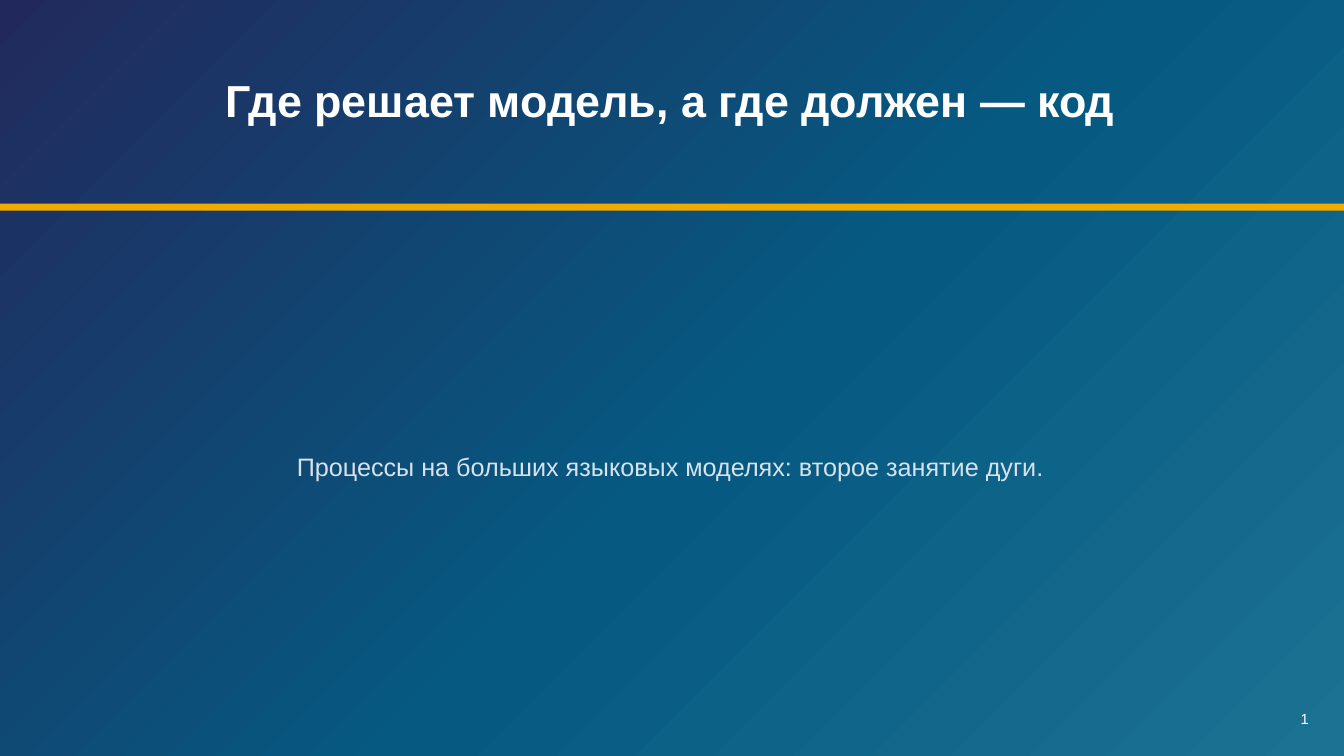
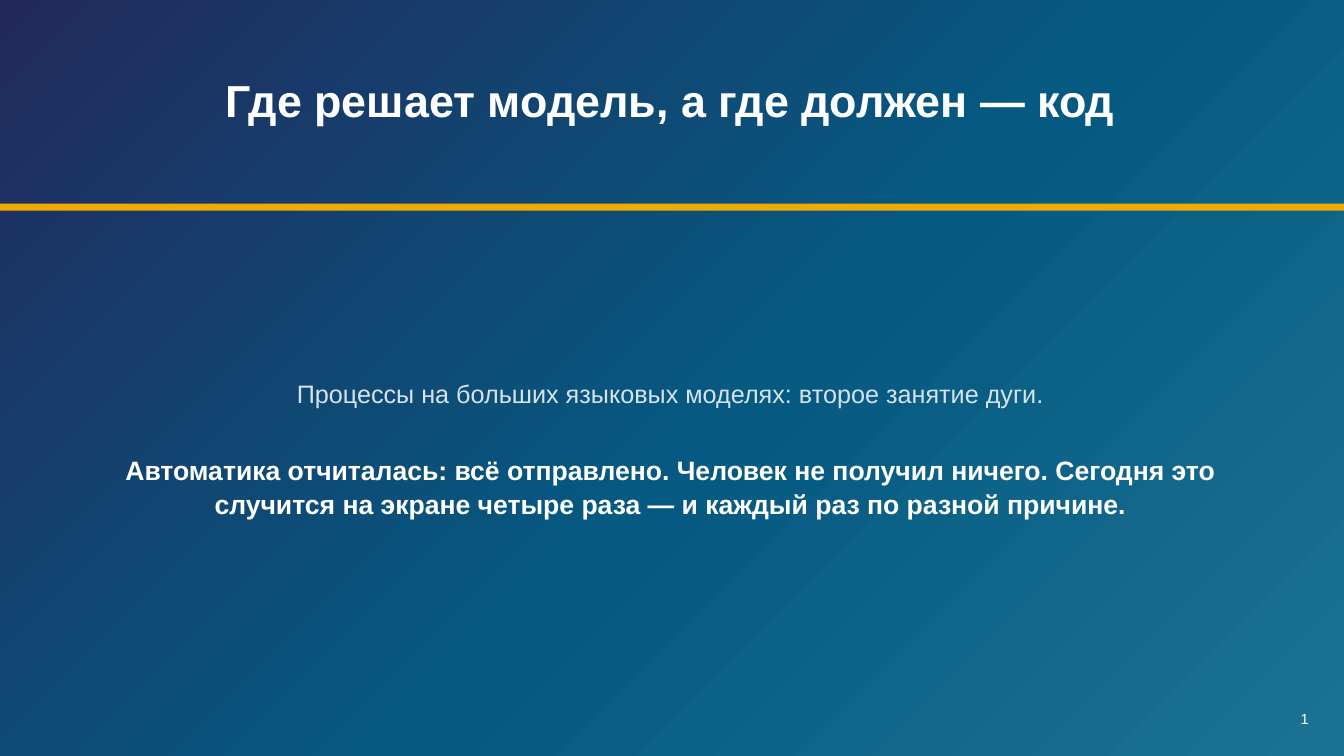
Before and after one commit to tellina-study/AI-usage-lessons, a slide deck: slide 1 of library/seminars/sem-08/rendered/sem-08.pptx. Drawn at 1344x756 pixels with LibreOffice and Linux fonts; fonts in the diff are those of the drawing. Boxes give left, top, right and bottom in pixels: in the first picture for what was removed or moved away, otherwise in the second. Text is boxed around its words. In the diff, an @@ line names an element or a change of style, - is before the commit and + after.

```diff
--- a/library/seminars/sem-08/rendered/sem-08.pptx
+++ b/library/seminars/sem-08/rendered/sem-08.pptx
@@ text "Процессы на больших языковых моделях: ...": place and size @@
-text "Процессы на больших языковых моделях: ..." at <box>297,457,1044,482</box>
+text "Процессы на больших языковых моделях: ..." at <box>297,384,1044,409</box>
@@ text added at <box>125,461,1215,520</box>, 19 pt, text #FFFFFF, bold @@
+Автоматика отчиталась: всё отправлено. Человек не получил ничего. Сегодня это случится на экране четыре раза — и каждый раз по разной причине.
```
Also in this commit, not shown: 34 other slides changed, 1 slide added, 19 other files.
